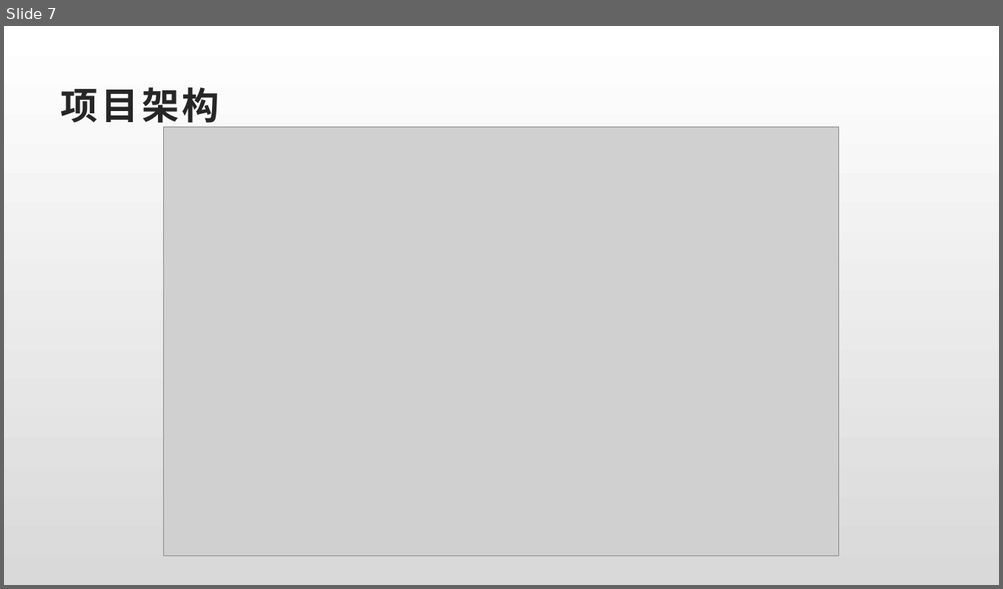
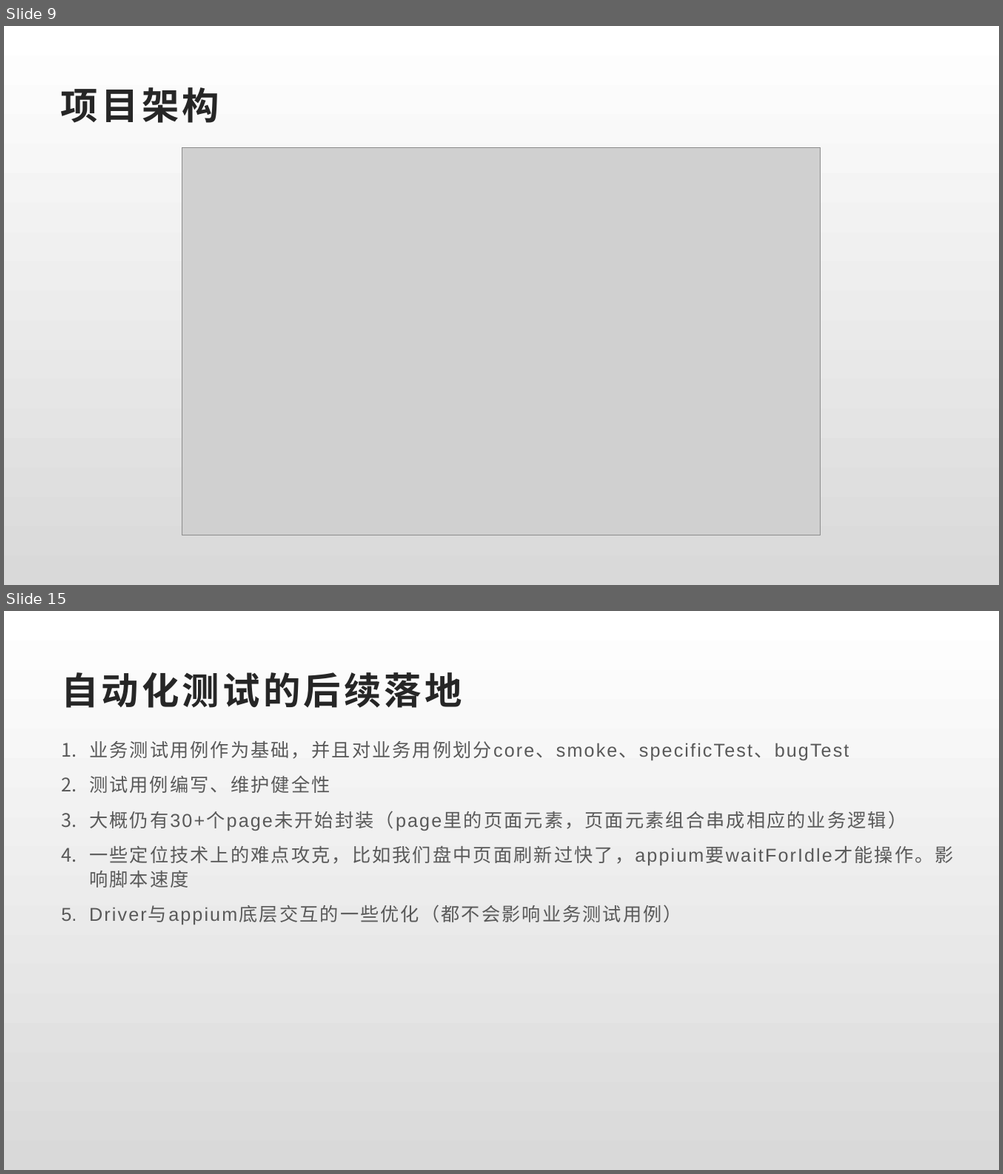
Before and after one commit to julystone/alistar_github_version, a slide deck: doc/基于Appium的 App UI自动化框架.pptx. Shown one above the other, each under a label of ours: slide 7 before the commit, slides 9 and 15 after it; the slides between them are not shown. The pictures are 1003x589 and 1003x1174 pixels, drawn with LibreOffice and Linux fonts; fonts in the diff are those of the drawing; grey boxes stand for pictures. Boxes give left, top, right and bottom in pixels: in the first picture for what was removed or moved away, otherwise in the second. Text is boxed around its words. In the diff, an @@ line names an element or a change of style, - is before the commit and + after.

```diff
--- a/doc/基于Appium的 App UI自动化框架.pptx
+++ b/doc/基于Appium的 App UI自动化框架.pptx
@@ slide 15 added at bbox=[4, 611, 999, 1170], background gradient #FFFFFF to #D9D9D9 @@
@@ title added at bbox=[61, 672, 461, 708], 36 pt, text #262626, bold @@
+自动化测试的后续落地
@@ text added at bbox=[89, 741, 953, 925], 18 pt, text #595959 @@
+1. 业务测试用例作为基础，并且对业务用例划分core、smoke、specificTest、bugTest
+2. 测试用例编写、维护健全性
+3. 大概仍有30+个page未开始封装（page里的页面元素，页面元素组合串成相应的业务逻辑）
+4. 一些定位技术上的难点攻克，比如我们盘中页面刷新过快了，appium要waitForIdle才能操作。影响脚本速度
+5. Driver与appium底层交互的一些优化（都不会影响业务测试用例）
@@ what was slide 7 is now slide 9 @@
@@ slide 9 changed as well @@
@@ picture: place and size @@
-picture at bbox=[164, 127, 839, 557]
+picture at bbox=[182, 147, 820, 536]
```
Also in this commit, not shown: 5 other slides changed, 8 other slides added, 3 slides removed, 12 other files.
